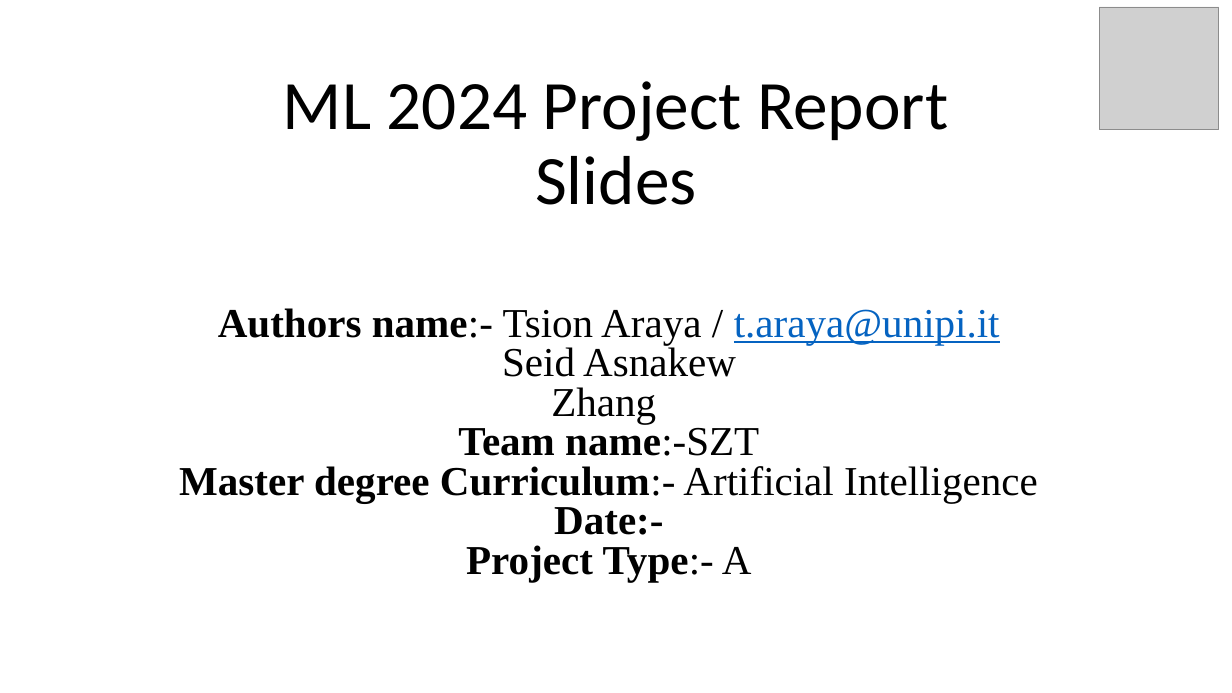
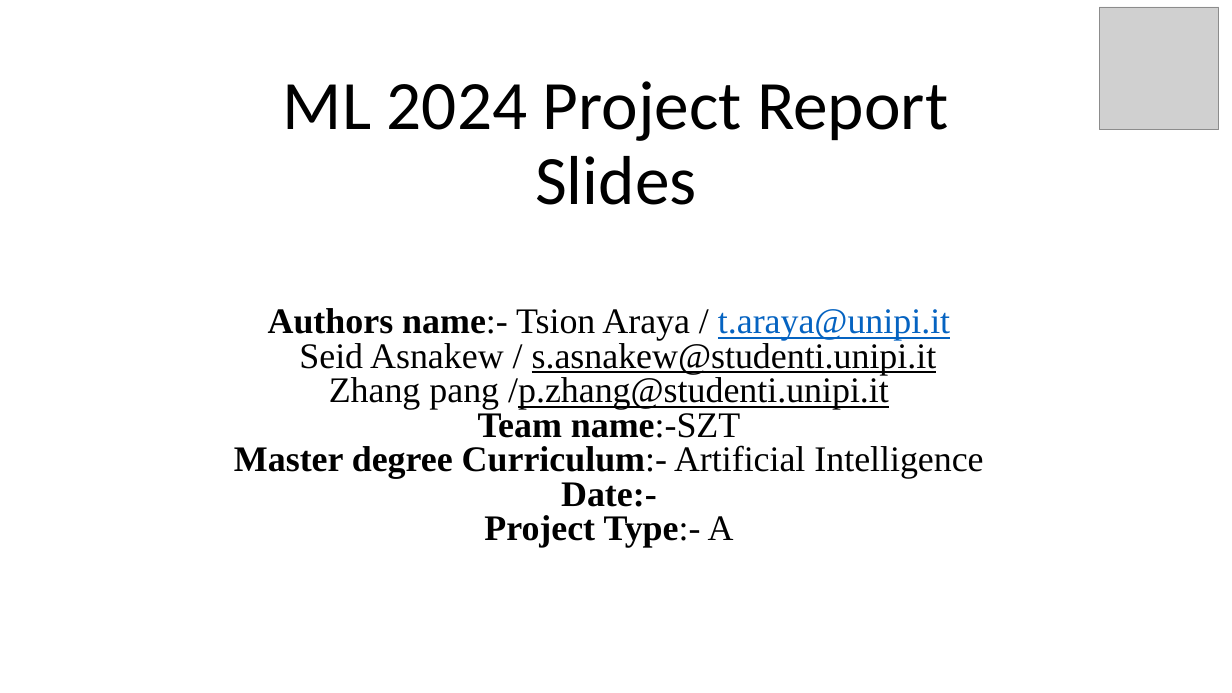
Before and after one commit to Tsion-Ketema/Machine_learning_project_2024, a slide deck: slide 1 of report_slide.pptx. Drawn at 1232x693 pixels with LibreOffice and Linux fonts; fonts in the diff are those of the drawing; grey boxes stand for pictures. Boxes give left, top, right and bottom in pixels: in the first picture for what was removed or moved away, otherwise in the second. Text is boxed around its words. In the diff, an @@ line names an element or a change of style, - is before the commit and + after.

```diff
--- a/report_slide.pptx
+++ b/report_slide.pptx
@@ subtitle at (234, 308, 983, 548): size 32 to 28 pt in "Authors name:- Tsion Araya / t.araya@unipi.it", "Team name:-SZT", "Master degree Curriculum:- Artificial Intelligence", "Date:-" and 1 more places @@
@@ subtitle at (299, 340, 937, 410): text changed; size 32 to 28 pt @@
-Seid Asnakew
-Zhang
+Seid Asnakew / s.asnakew@studenti.unipi.it
+Zhang pang /p.zhang@studenti.unipi.it
```
Also in this commit, not shown: 1 other slide changed, 44 other files.
